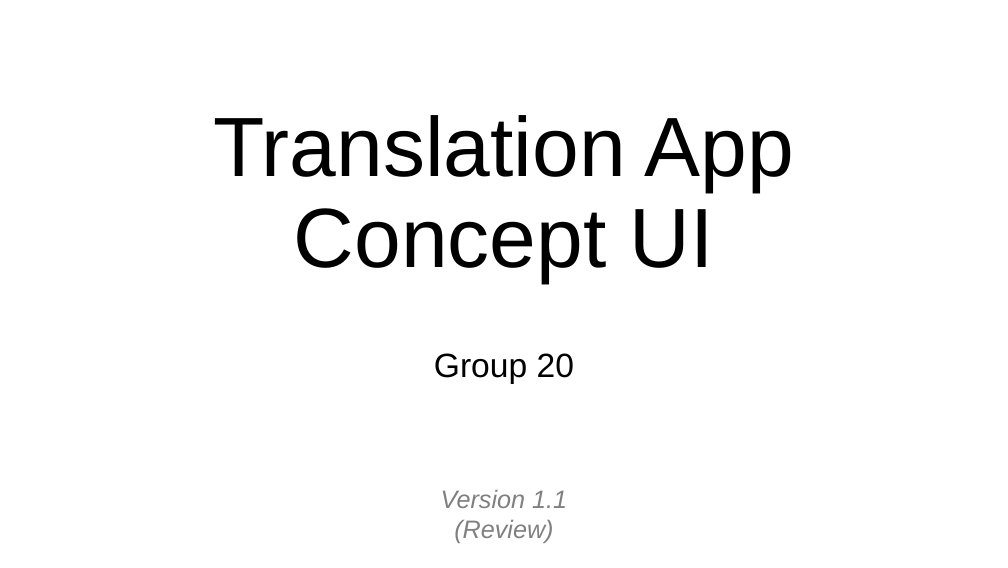
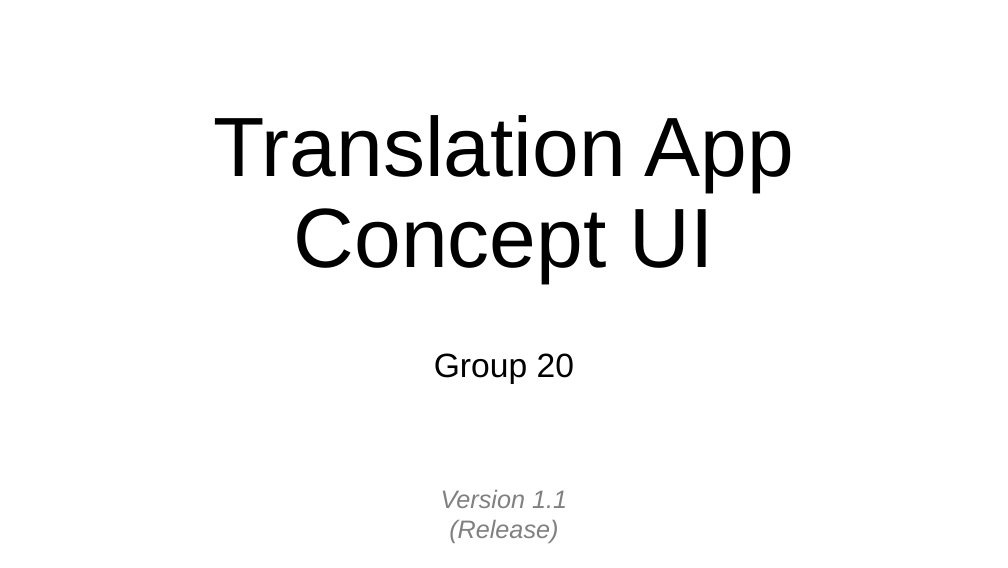
Before and after one commit to SaltyW123/gp20, a slide deck: slide 1 of dev/20200324/osp1/UISpecPres/src/UISpecPresGroup20.pptx. Drawn at 1008x568 pixels with LibreOffice and Linux fonts; fonts in the diff are those of the drawing. Boxes give left, top, right and bottom in pixels: in the first picture for what was removed or moved away, otherwise in the second. Text is boxed around its words. In the diff, an @@ line names an element or a change of style, - is before the commit and + after.

Commit message:
Updated UI Spec to 'Release'

```diff
--- a/dev/20200324/osp1/UISpecPres/src/UISpecPresGroup20.pptx
+++ b/dev/20200324/osp1/UISpecPres/src/UISpecPresGroup20.pptx
@@ text at (x1=441, y1=490, x2=567, y2=543): text changed @@
-Version 1.1 (Review)
+Version 1.1 (Release)
```
Also in this commit, not shown: 1 other slide changed, 13 other files.
